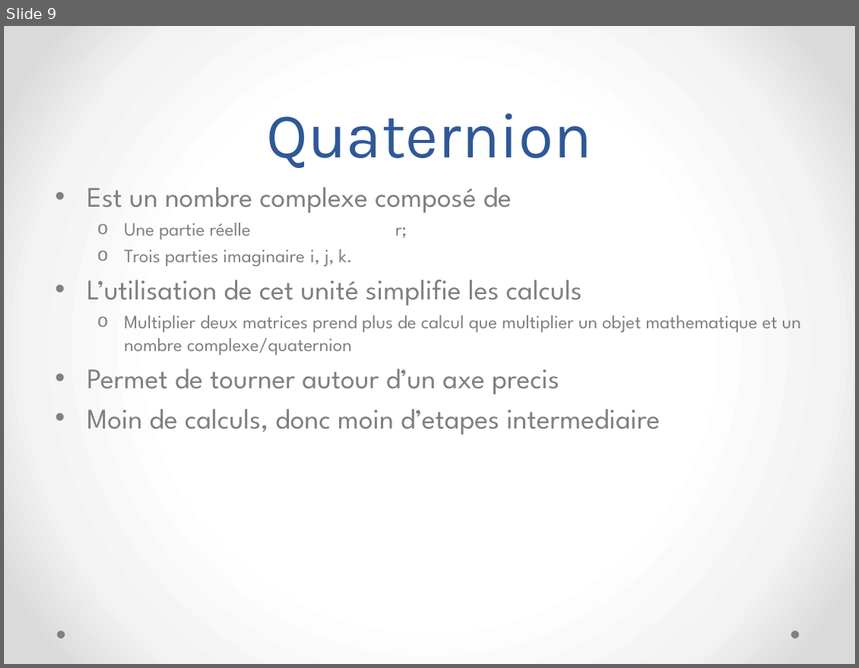
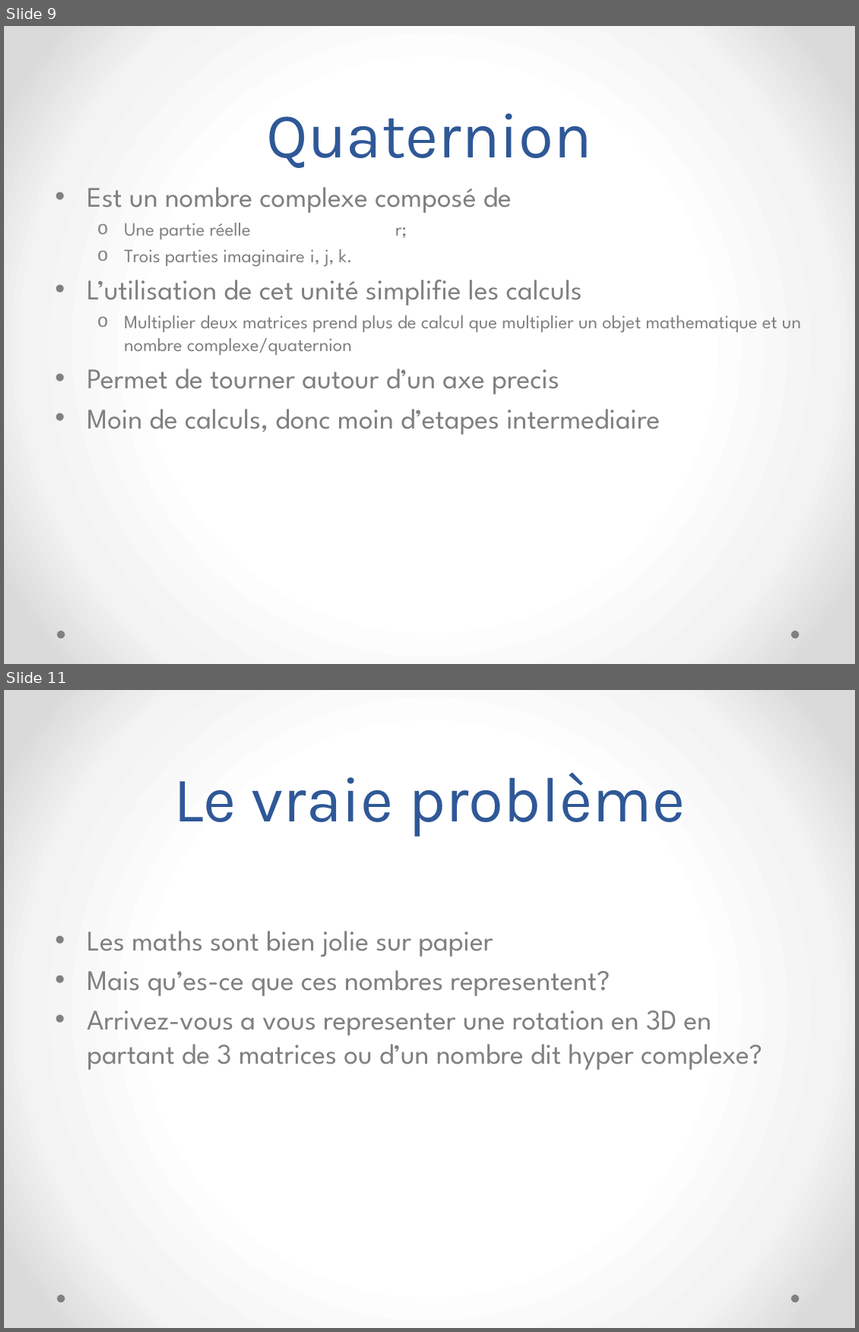
Before and after one commit to megaturbo/TurboSpin, a slide deck: Presentation/MatrixLite.pptx. Shown one above the other, each under a label of ours: slide 9 before the commit, slides 9 and 11 after it; the slides between them are not shown. The pictures are 859x668 and 859x1332 pixels, drawn with LibreOffice and Linux fonts; fonts in the diff are those of the drawing. Boxes give left, top, right and bottom in pixels: in the first picture for what was removed or moved away, otherwise in the second. Text is boxed around its words. In the diff, an @@ line names an element or a change of style, - is before the commit and + after.

```diff
--- a/Presentation/MatrixLite.pptx
+++ b/Presentation/MatrixLite.pptx
@@ slide 11 added at [4, 690, 855, 1328], background gradient #FFFFFF to #F4F4F4 to #DADADA; not listed: 2 template elements that a slide beside it also shows @@
@@ title added at [174, 772, 686, 837], 54 pt, text #2F5897 @@
+Le vraie problème
@@ text added at [87, 931, 762, 1070], 24 pt, text #808080 @@
+• Les maths sont bien jolie sur papier
+• Mais qu’es-ce que ces nombres representent?
+• Arrivez-vous a vous representer une rotation en 3D en partant de 3 matrices ou d’un nombre dit hyper complexe?
```
Also in this commit, not shown: 1 slide changed, 3 other slides added, 1 slide removed, 2 other files.
